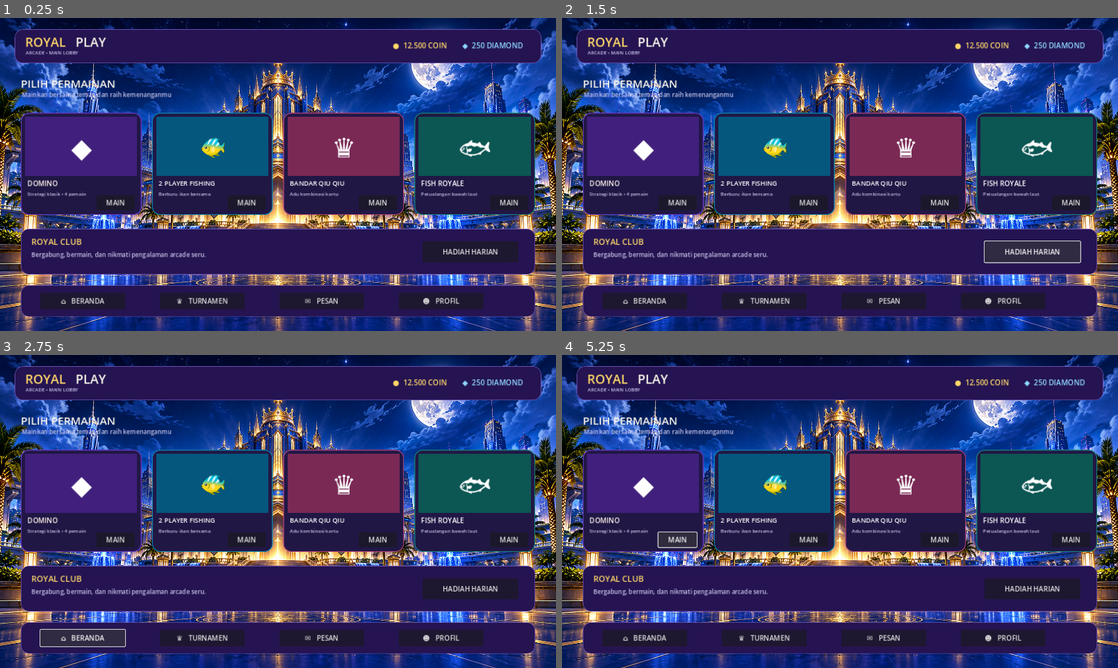
Above: before the commit, frames 1-4 (two rows, left to right).
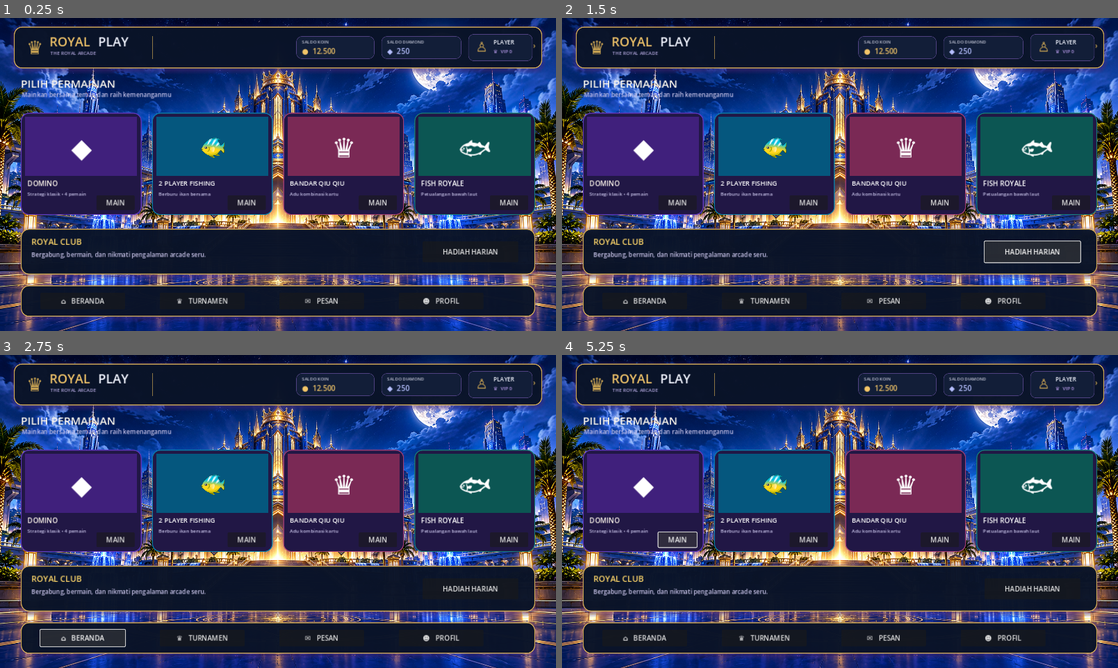
Above: after the commit, the same moments.

Repository: RancakaraGames/Gta-clone
Game: Godot game, scene res://scenes/Lobby.tscn
Two runs of this game, one before a commit and one after it. Both use one fixed random seed, a clock stepped at 60 frames per second and the inputs below.
Inputs:
- Up to frame 1 (0.25 s): no input
- Up to frame 2 (1.5 s): click "MAIN" at 0.5 s; click "HADIAH HARIAN" at 1.25 s
- Up to frame 3 (2.75 s): click "⌂ BERANDA" at 2 s
- Up to frame 4 (5.25 s): click "♛ TURNAMEN" at 2.75 s; click "✉ PESAN" at 3.5 s; click "☻ PROFIL" at 4.25 s; click "MAIN" at 5 s

The runs differ from the first frame. In frame 1, 33% of the frame differs, in the area x 2-98%, y 2-97%; in frame 2, 32%; in frame 3, 33%; in frame 4, 33%.

Commit message:
Upgrade ROYAL PLAY lobby header with navy gold and purple premium styling

Diff:
--- a/scenes/Lobby.tscn
+++ b/scenes/Lobby.tscn
@@ -12,16 +12,31 @@
 fill_to = Vector2(1, 1)
 
 [sub_resource type="StyleBoxFlat" id="StyleBox_header"]
-bg_color = Color(0.145098, 0.0784314, 0.317647, 1)
+bg_color = Color(0.0352941, 0.0745098, 0.152941, 0.97)
+border_width_left = 2
+border_width_top = 2
+border_width_right = 2
+border_width_bottom = 2
+border_color = Color(0.839216, 0.678431, 0.333333, 1)
+corner_radius_top_left = 18
+corner_radius_top_right = 18
+corner_radius_bottom_right = 18
+corner_radius_bottom_left = 18
+shadow_color = Color(0.278431, 0.145098, 0.478431, 0.45)
+shadow_size = 10
+shadow_offset = Vector2(0, 4)
+
+[sub_resource type="StyleBoxFlat" id="StyleBox_balance"]
+bg_color = Color(0.0705882, 0.117647, 0.219608, 0.98)
 border_width_left = 1
 border_width_top = 1
 border_width_right = 1
 border_width_bottom = 1
-border_color = Color(0.447059, 0.329412, 0.721569, 1)
-corner_radius_top_left = 18
-corner_radius_top_right = 18
-corner_radius_bottom_right = 18
-corner_radius_bottom_left = 18
+border_color = Color(0.345098, 0.278431, 0.54902, 1)
+corner_radius_top_left = 12
+corner_radius_top_right = 12
+corner_radius_bottom_right = 12
+corner_radius_bottom_left = 12
 
 [sub_resource type="StyleBoxFlat" id="StyleBox_domino"]
 bg_color = Color(0.129412, 0.0901961, 0.270588, 1)
@@ -91,56 +106,151 @@
 stretch_mode = 6
 
 [node name="Header" type="Panel" parent="."]
-offset_left = 34.0
-offset_top = 26.0
-offset_right = 1246.0
-offset_bottom = 104.0
+offset_left = 32.0
+offset_top = 20.0
+offset_right = 1248.0
+offset_bottom = 116.0
 theme_override_styles/panel = SubResource("StyleBox_header")
 
+[node name="RoyalCrest" type="Label" parent="Header"]
+offset_left = 22.0
+offset_top = 19.0
+offset_right = 76.0
+offset_bottom = 74.0
+theme_override_colors/font_color = Color(0.839216, 0.678431, 0.333333, 1)
+theme_override_font_sizes/font_size = 43
+text = "♛"
+horizontal_alignment = 1
+vertical_alignment = 1
+
 [node name="LogoRoyal" type="Label" parent="Header"]
-offset_left = 24.0
-offset_top = 8.0
-offset_right = 140.0
-offset_bottom = 44.0
-theme_override_colors/font_color = Color(1, 0.843137, 0.415686, 1)
+offset_left = 82.0
+offset_top = 13.0
+offset_right = 193.0
+offset_bottom = 51.0
+theme_override_colors/font_color = Color(0.929412, 0.756863, 0.407843, 1)
 theme_override_font_sizes/font_size = 29
 text = "ROYAL"
 
 [node name="LogoPlay" type="Label" parent="Header"]
-offset_left = 140.0
-offset_top = 8.0
-offset_right = 245.0
-offset_bottom = 44.0
-theme_override_colors/font_color = Color(1, 0.972549, 0.929412, 1)
+offset_left = 194.0
+offset_top = 13.0
+offset_right = 294.0
+offset_bottom = 51.0
+theme_override_colors/font_color = Color(0.94902, 0.960784, 1, 1)
 theme_override_font_sizes/font_size = 29
 text = "PLAY"
 
 [node name="Subtitle" type="Label" parent="Header"]
-offset_left = 25.0
-offset_top = 45.0
-offset_right = 260.0
-offset_bottom = 67.0
-theme_override_colors/font_color = Color(0.784314, 0.764706, 0.913725, 1)
+offset_left = 84.0
+offset_top = 52.0
+offset_right = 300.0
+offset_bottom = 74.0
+theme_override_colors/font_color = Color(0.694118, 0.65098, 0.862745, 1)
 theme_override_font_sizes/font_size = 11
-text = "ARCADE • MAIN LOBBY"
-
-[node name="CoinBalance" type="Label" parent="Header"]
-offset_left = 870.0
-offset_top = 25.0
-offset_right = 1010.0
+text = "THE ROYAL ARCADE"
+
+[node name="GoldDivider" type="ColorRect" parent="Header"]
+offset_left = 318.0
+offset_top = 22.0
+offset_right = 320.0
+offset_bottom = 74.0
+color = Color(0.839216, 0.678431, 0.333333, 0.65)
+
+[node name="CoinPanel" type="Panel" parent="Header"]
+offset_left = 650.0
+offset_top = 22.0
+offset_right = 830.0
+offset_bottom = 74.0
+theme_override_styles/panel = SubResource("StyleBox_balance")
+
+[node name="CoinCaption" type="Label" parent="Header/CoinPanel"]
+offset_left = 13.0
+offset_top = 5.0
+offset_right = 165.0
+offset_bottom = 22.0
+theme_override_colors/font_color = Color(0.760784, 0.772549, 0.839216, 1)
+theme_override_font_sizes/font_size = 10
+text = "SALDO KOIN"
+
+[node name="CoinBalance" type="Label" parent="Header/CoinPanel"]
+offset_left = 13.0
+offset_top = 22.0
+offset_right = 165.0
+offset_bottom = 47.0
+theme_override_colors/font_color = Color(0.94902, 0.772549, 0.407843, 1)
+theme_override_font_sizes/font_size = 17
+text = "●  12.500"
+
+[node name="DiamondPanel" type="Panel" parent="Header"]
+offset_left = 846.0
+offset_top = 22.0
+offset_right = 1030.0
+offset_bottom = 74.0
+theme_override_styles/panel = SubResource("StyleBox_balance")
+
+[node name="DiamondCaption" type="Label" parent="Header/DiamondPanel"]
+offset_left = 13.0
+offset_top = 5.0
+offset_right = 170.0
+offset_bottom = 22.0
+theme_override_colors/font_color = Color(0.760784, 0.772549, 0.839216, 1)
+theme_override_font_sizes/font_size = 10
+text = "SALDO DIAMOND"
+
+[node name="DiamondBalance" type="Label" parent="Header/DiamondPanel"]
+offset_left = 13.0
+offset_top = 22.0
+offset_right = 170.0
+offset_bottom = 47.0
+theme_override_colors/font_color = Color(0.713725, 0.752941, 1, 1)
+theme_override_font_sizes/font_size = 17
+text = "◆  250"
+
+[node name="ProfilePanel" type="Panel" parent="Header"]
+offset_left = 1046.0
+offset_top = 17.0
+offset_right = 1194.0
+offset_bottom = 79.0
+theme_override_styles/panel = SubResource("StyleBox_balance")
+
+[node name="Avatar" type="Label" parent="Header/ProfilePanel"]
+offset_left = 8.0
+offset_top = 7.0
+offset_right = 54.0
 offset_bottom = 54.0
-theme_override_colors/font_color = Color(1, 0.843137, 0.415686, 1)
+theme_override_colors/font_color = Color(0.839216, 0.678431, 0.333333, 1)
+theme_override_font_sizes/font_size = 31
+text = "♙"
+horizontal_alignment = 1
+vertical_alignment = 1
+
+[node name="PlayerName" type="Label" parent="Header/ProfilePanel"]
+offset_left = 58.0
+offset_top = 9.0
+offset_right = 140.0
+offset_bottom = 29.0
+theme_override_colors/font_color = Color(0.94902, 0.960784, 1, 1)
+theme_override_font_sizes/font_size = 13
+text = "PLAYER"
+
+[node name="PlayerRank" type="Label" parent="Header/ProfilePanel"]
+offset_left = 58.0
+offset_top = 31.0
+offset_right = 140.0
+offset_bottom = 49.0
+theme_override_colors/font_color = Color(0.713725, 0.603922, 0.913725, 1)
+theme_override_font_sizes/font_size = 11
+text = "♛  VIP 0"
+
+[node name="ProfileArrow" type="Label" parent="Header"]
+offset_left = 1195.0
+offset_top = 31.0
+offset_right = 1210.0
+offset_bottom = 55.0
+theme_override_colors/font_color = Color(0.839216, 0.678431, 0.333333, 1)
 theme_override_font_sizes/font_size = 17
-text = "●  12.500 COIN"
-
-[node name="DiamondBalance" type="Label" parent="Header"]
-offset_left = 1030.0
-offset_top = 25.0
-offset_right = 1190.0
-offset_bottom = 54.0
-theme_override_colors/font_color = Color(0.560784, 0.847059, 1, 1)
-theme_override_font_sizes/font_size = 17
-text = "◆  250 DIAMOND"
+text = "›"
 
 [node name="SectionTitle" type="Label" parent="."]
 offset_left = 48.0
